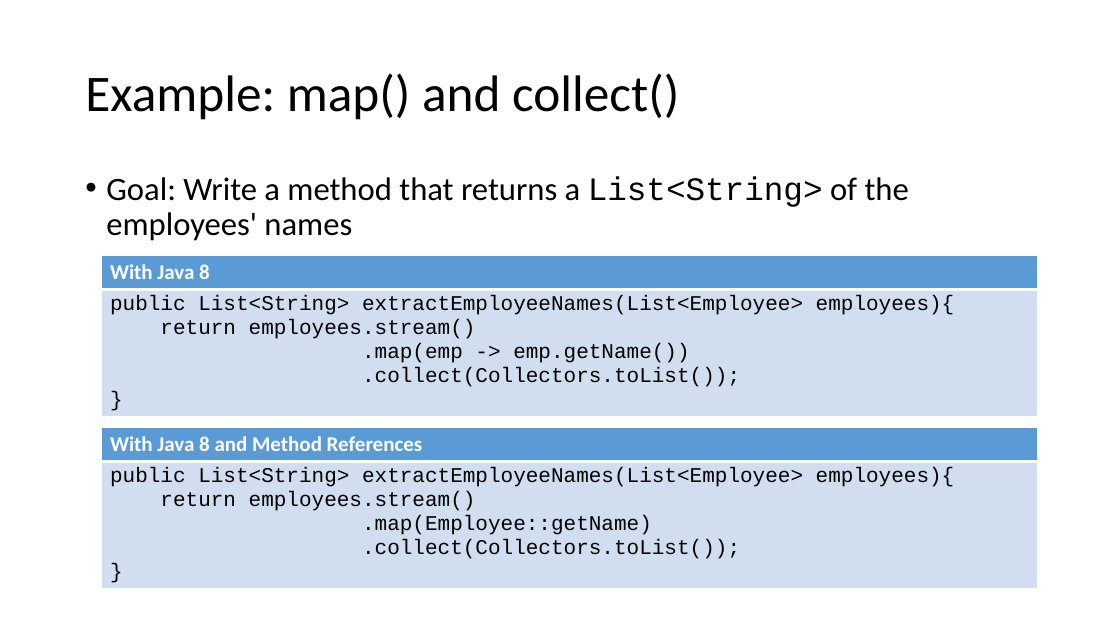
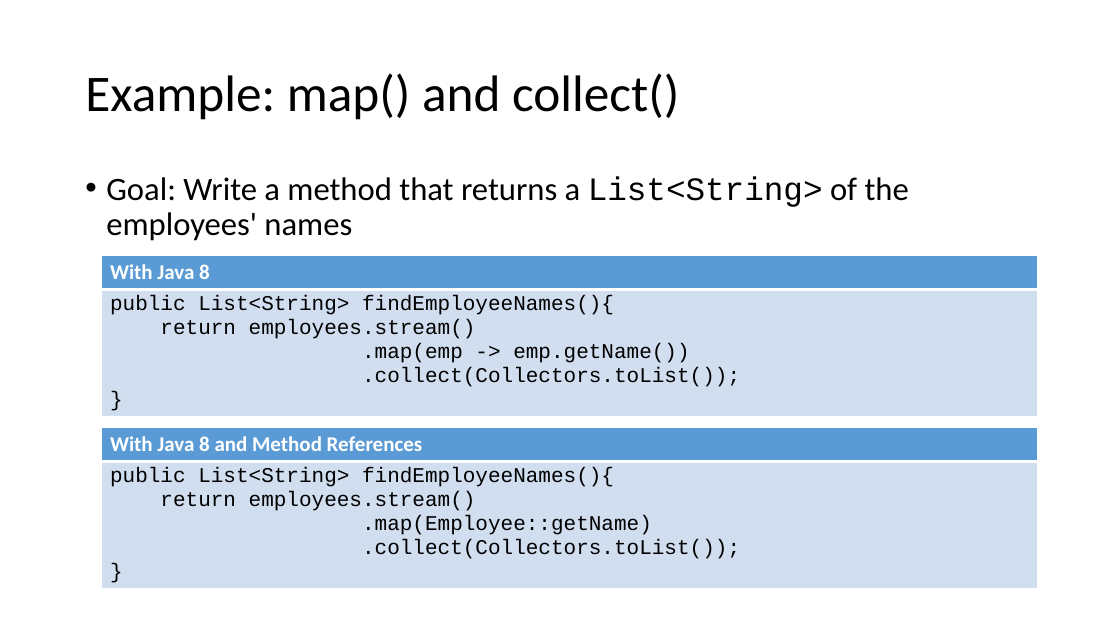
Before and after one commit to jdifebo/java8, a slide deck: slide 36 of presentation.pptx (slide 35 before the commit). Drawn at 1120x630 pixels with LibreOffice and Linux fonts; fonts in the diff are those of the drawing. Boxes give left, top, right and bottom in pixels: in the first picture for what was removed or moved away, otherwise in the second. Text is boxed around its words. In the diff, an @@ line names an element or a change of style, - is before the commit and + after.

```diff
--- a/presentation.pptx
+++ b/presentation.pptx
@@ table at <box>102,255,1038,424</box> @@
-row 2, column 1: public List<String> extractEmployeeNames(List<Employee> employees){ / return employees.stream() / .map(emp -> emp.getName()) / .collect(Collectors.toList()); / }
+row 2, column 1: public List<String> findEmployeeNames(){ / return employees.stream() / .map(emp -> emp.getName()) / .collect(Collectors.toList()); / }
@@ table at <box>102,427,1038,596</box> @@
-row 2, column 1: public List<String> extractEmployeeNames(List<Employee> employees){ / return employees.stream() / .map(Employee::getName) / .collect(Collectors.toList()); / }
+row 2, column 1: public List<String> findEmployeeNames(){ / return employees.stream() / .map(Employee::getName) / .collect(Collectors.toList()); / }
```
Also in this commit, not shown: 15 other slides changed, 1 slide added, 3 other files.
